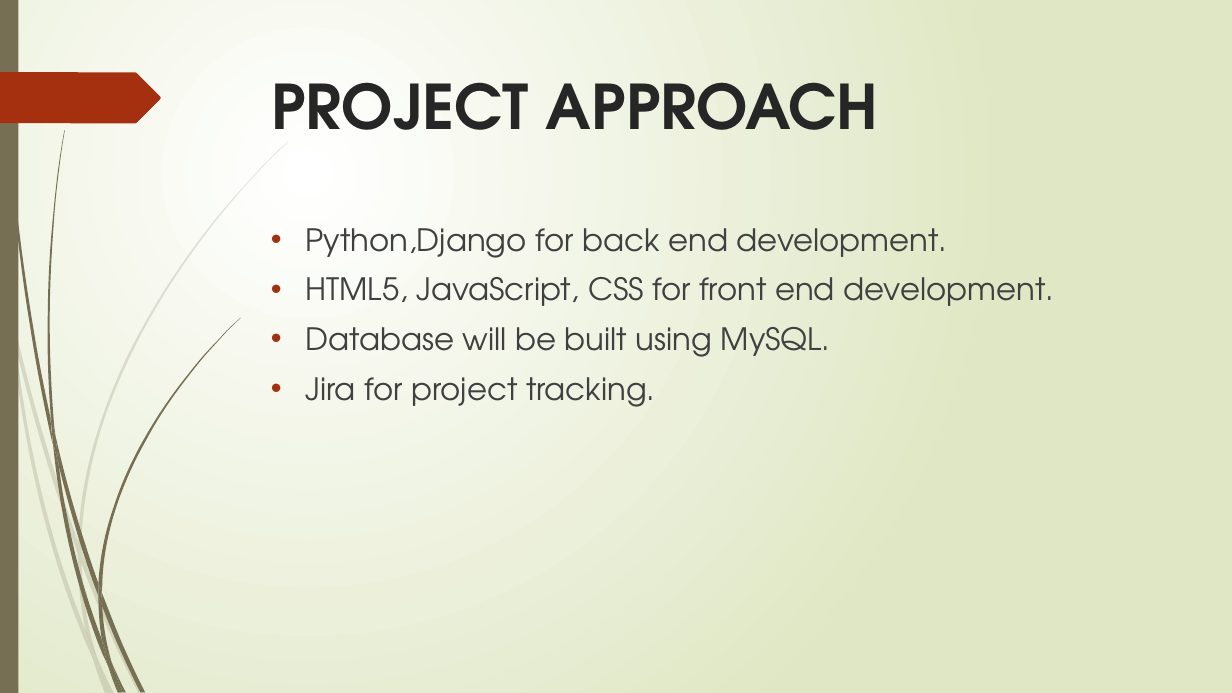
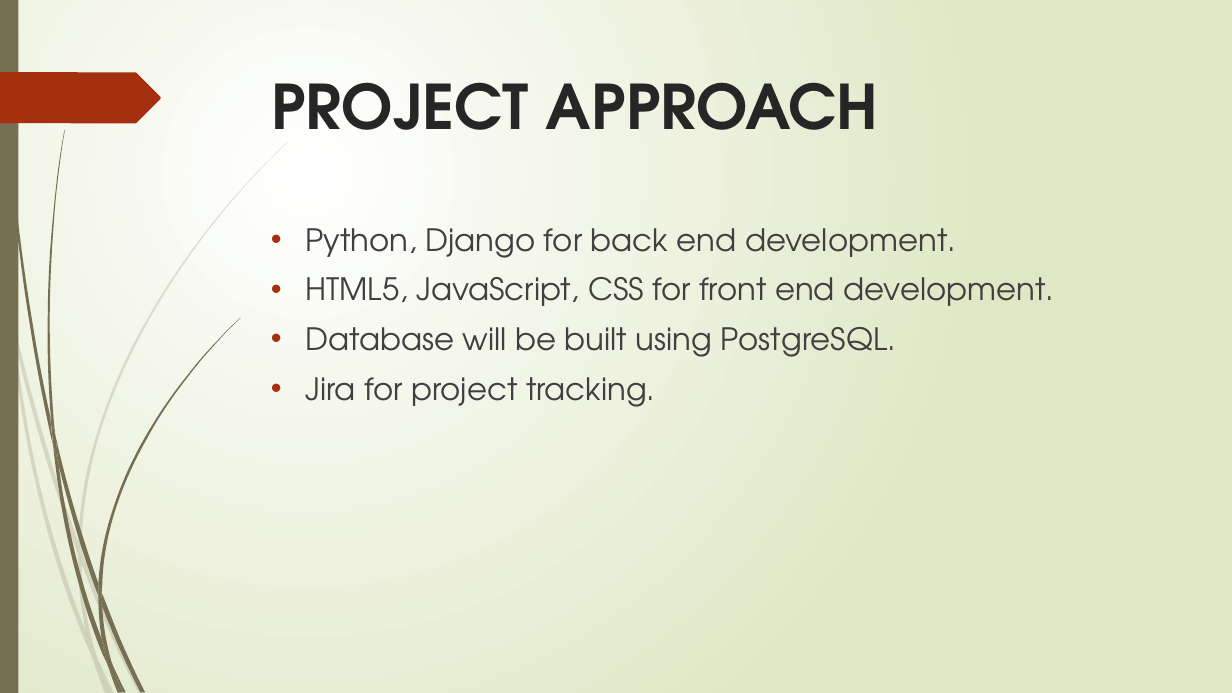
Before and after one commit to adarshnb95/P565-NightWatch, a slide deck: slide 6 of Documentation/Hoosier National Forest Dark Sky Designation.pptx. Drawn at 1232x693 pixels with LibreOffice and Linux fonts; fonts in the diff are those of the drawing. Boxes give left, top, right and bottom in pixels: in the first picture for what was removed or moved away, otherwise in the second. Text is boxed around its words. In the diff, an @@ line names an element or a change of style, - is before the commit and + after.

```diff
--- a/Documentation/Hoosier National Forest Dark Sky Designation.pptx
+++ b/Documentation/Hoosier National Forest Dark Sky Designation.pptx
@@ text at (306, 228, 956, 258): spaces changed @@
-• Python,Django for back end development.
+• Python, Django for back end development.
@@ text at (306, 327, 896, 357): text changed @@
-• Database will be built using MySQL.
+• Database will be built using PostgreSQL.
```
Also in this commit, not shown: 4 other slides changed.
